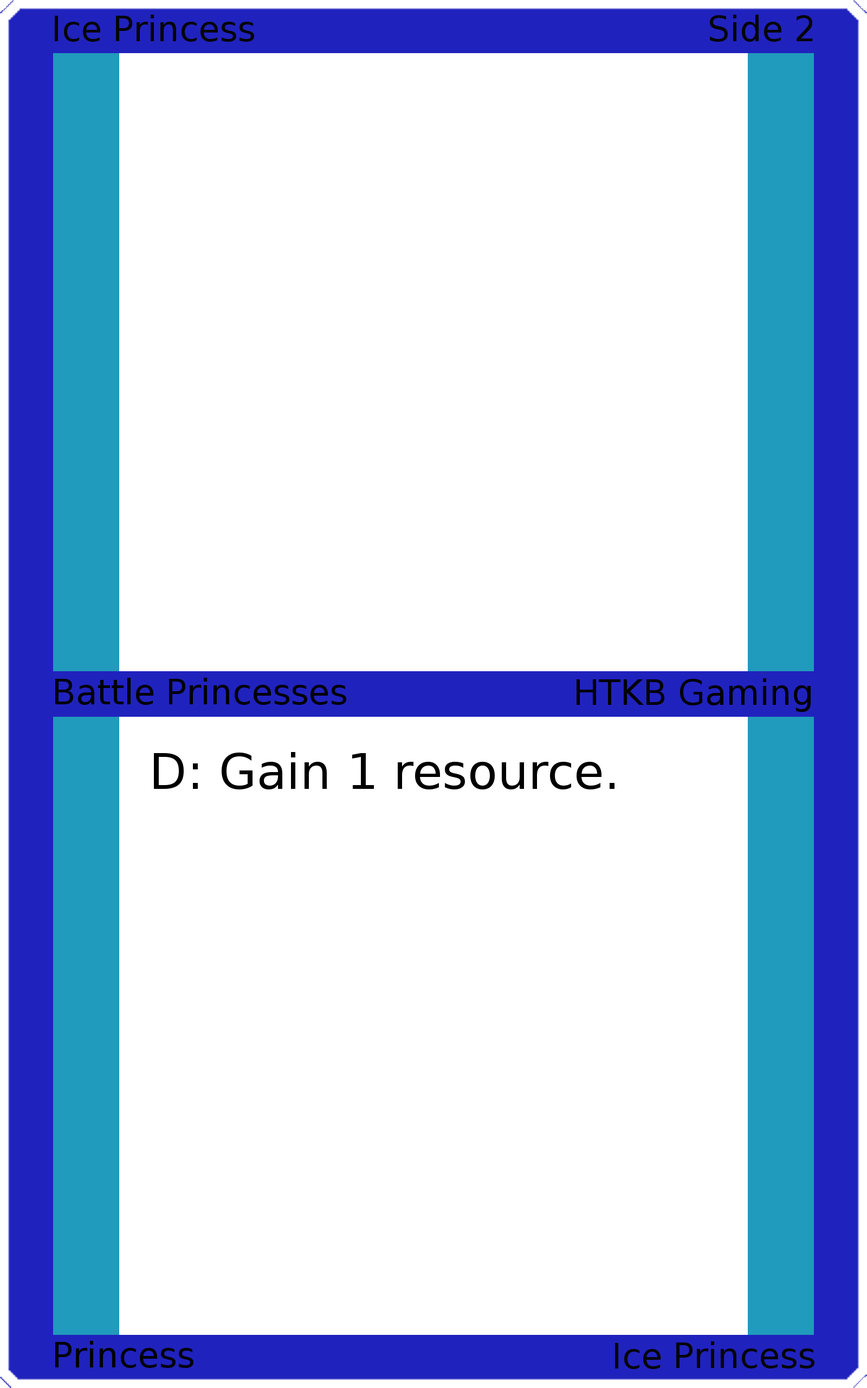
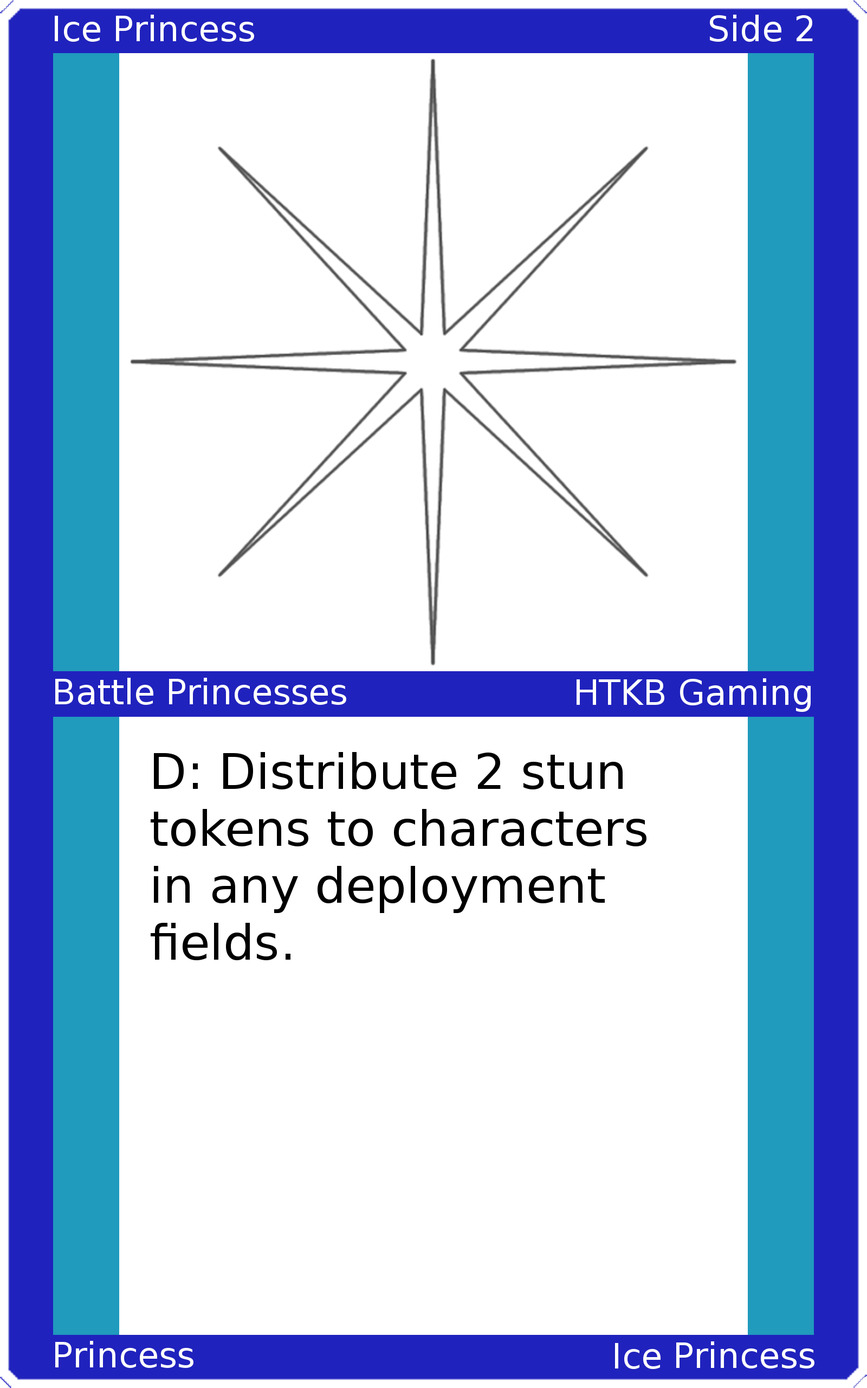
The second 867 x 1388 image is a revision of the first. Changes to its layers:
painted on "Upper Left" over [54, 14, 255, 42]
painted on "Upper Right" over [710, 14, 814, 42]
painted on "Mid Left" over [55, 677, 347, 705]
painted on "Mid Right" over [576, 678, 811, 712]
painted on "Card Text" over [150, 751, 647, 960]
painted on "Bottom Left" over [55, 1340, 194, 1368]
painted on "Bottom Right" over [615, 1340, 815, 1369]
added layer "Art" above "Top Background" over [129, 57, 738, 666]
